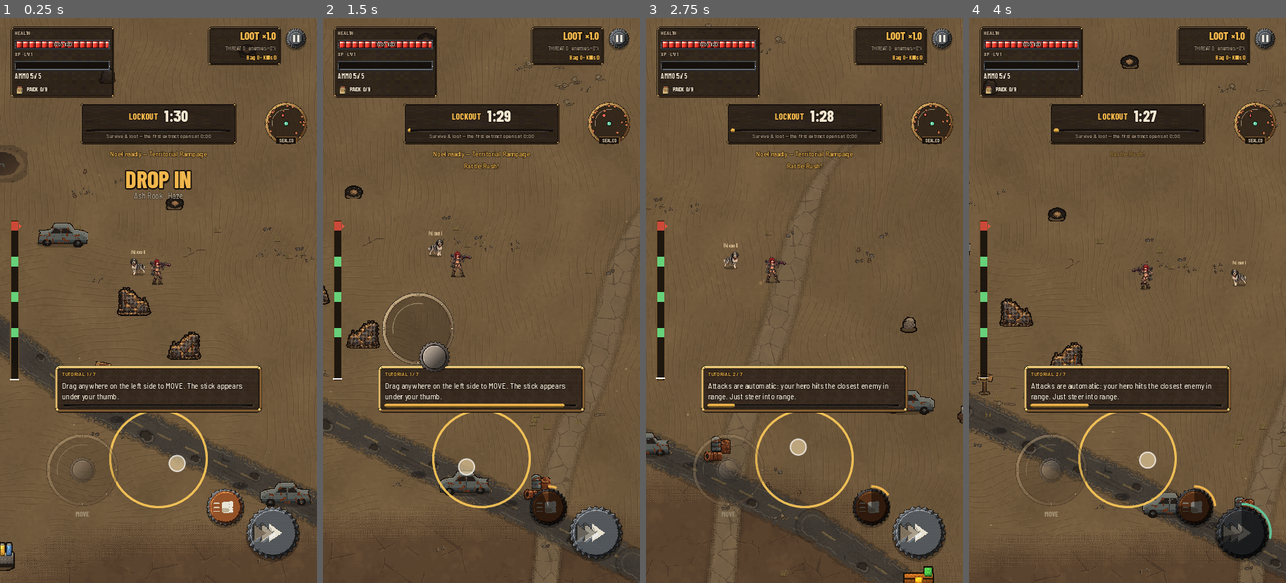
Above: before the commit, frames 1-4 (left to right).
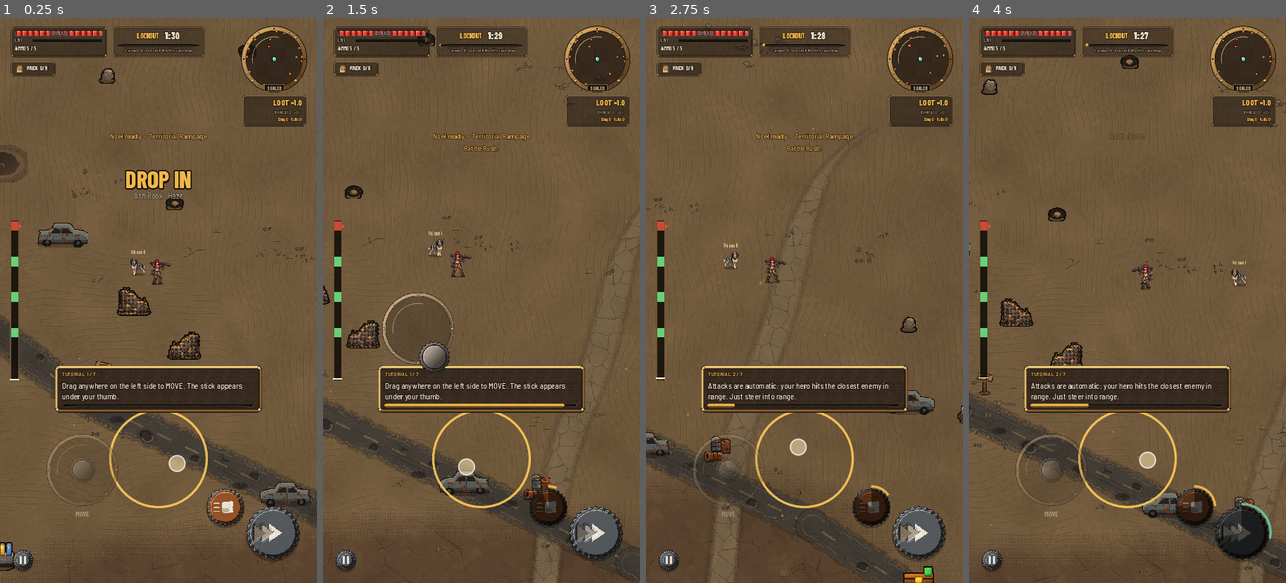
Above: after the commit, the same moments.

Repository: zwoodjr/sprite-lane
Game: Godot game, scene res://scenes/match/match.tscn
The game is run twice, just before and just after one commit, with the same random seed, the same clock (stepped at 60 frames per second) and the same inputs. This scene is started directly instead of the project's main scene.
Inputs (mouse positions are in pixels of both pictures, inside the frame that each line leads up to):
- Up to frame 1 (0.25 s): no input
- Up to frame 2 (1.5 s): move the mouse to (551, 272) at 0.52 s; hold D (move_right) 0.53-1.25 s; tap Q (ability) at 0.6 s; click (551, 272) at 0.67 s; drag from (418, 328) to (465, 413) at 1.27 s
- Up to frame 3 (2.75 s): move the mouse to (836, 176) at 2.02 s; hold D (move_right) from 2.03 s (still down); tap E (interact) at 2.1 s; click (836, 176) at 2.17 s
- Up to frame 4 (4 s): release D (move_right) at 2.75 s; drag from (1111, 413) to (1032, 215) at 2.77 s; move the mouse to (1222, 385) at 3.52 s; hold A (move_left) from 3.53 s (still down); tap Space (dash) at 3.6 s; click (1222, 385) at 3.67 s

The runs differ from the first frame. In frame 1, 12% of the frame differs, in the area x 3-97%, y 1-99%; in frame 2, 12%; in frame 3, 12%; in frame 4, 12%.

Commit message:
Compact match HUD: slim HP/XP bars, pack chip under vitals, big minimap with loot panel below, slim phase strip, pause bottom-left, fading hints
Co-Authored-By: Claude Opus 5.5 <noreply@anthropic.com>
Claude-Session: https://claude.ai/code/session_01STLULqLnwi5WFZbuYaAjZ9

Diff:
--- a/game/scripts/match/match_hud.gd
+++ b/game/scripts/match/match_hud.gd
@@ -18,7 +18,14 @@
 const BAR_FRAME := "res://assets/sprites/ui/hud_bar_frame.png"
 const BAR_HP := "res://assets/sprites/ui/hud_bar_fill_health.png"
 const BAR_XP := "res://assets/sprites/ui/hud_bar_fill_xp.png"
-const BAR_W := 216.0 ## on-screen width (art scaled 0.6)
+const BAR_W := 200.0 ## on-screen width of the slim bars
+## Compact HUD (playtest feedback): slim bars, big minimap top-right with the loot
+## panel under it, a slim phase strip at the top centre, hints that fade.
+const HP_BAR_H := 15.0
+const XP_BAR_H := 7.0
+const MAP_SIZE := 150.0
+const PANEL_ALPHA := 0.5
+const HINT_SHOW := 4.0
 var root: Control
 var _match: Node = null
 var _player: Node = null
@@ -75,6 +82,7 @@
 var _extract_open: bool = false
 var _t: float = 0.0
 var _hint_cycle_t: float = 0.0
+var _pack_panel: PanelContainer
 var _hint_index: int = 0
 
 const ROTATING_HINTS := [
@@ -192,38 +200,47 @@
 	root.add_child(_vignette)
 
 	## Top-left: vitals
-	var vit := _panel()
+	var vit := _panel(PANEL_ALPHA)
 	vit.name = "Vitals"
 	root.add_child(vit)
 	var vb := VBoxContainer.new()
 	vb.add_theme_constant_override("separation", 4)
 	vb.mouse_filter = Control.MOUSE_FILTER_IGNORE
 	vit.add_child(vb)
-	vb.add_child(_caption("HEALTH"))
+	vb.add_theme_constant_override("separation", 2)
 	var hp_row := Control.new()
-	hp_row.custom_minimum_size = Vector2(BAR_W, BAR_W / 10.0)
+	hp_row.custom_minimum_size = Vector2(BAR_W, HP_BAR_H)
 	hp_row.mouse_filter = Control.MOUSE_FILTER_IGNORE
 	vb.add_child(hp_row)
 	_hp_bar = _tex_bar(BAR_HP)
+	_hp_bar.scale = Vector2(BAR_W / 360.0, HP_BAR_H / 36.0)
 	hp_row.add_child(_hp_bar)
-	_hp_text = _label("100 / 100", 12)
+	_hp_text = _label("100 / 100", 11)
 	_hp_text.set_anchors_and_offsets_preset(Control.PRESET_FULL_RECT)
 	_hp_text.horizontal_alignment = HORIZONTAL_ALIGNMENT_CENTER
 	_hp_text.vertical_alignment = VERTICAL_ALIGNMENT_CENTER
 	_hp_text.add_theme_constant_override("outline_size", 4)
 	_hp_text.add_theme_color_override("font_outline_color", Color(0, 0, 0, 0.9))
 	hp_row.add_child(_hp_text)
-	_run_level_label = _caption("XP · LV 1")
-	vb.add_child(_run_level_label)
+	var xp_line := HBoxContainer.new()
+	xp_line.add_theme_constant_override("separation", 5)
+	xp_line.mouse_filter = Control.MOUSE_FILTER_IGNORE
+	vb.add_child(xp_line)
+	_run_level_label = _caption("LV 1")
+	_run_level_label.add_theme_font_size_override("font_size", 11)
+	_run_level_label.custom_minimum_size = Vector2(34, 0)
+	xp_line.add_child(_run_level_label)
 	var xp_row := Control.new()
-	xp_row.custom_minimum_size = Vector2(BAR_W, BAR_W / 10.0)
+	xp_row.custom_minimum_size = Vector2(BAR_W - 39.0, XP_BAR_H)
+	xp_row.size_flags_vertical = Control.SIZE_SHRINK_CENTER
 	xp_row.mouse_filter = Control.MOUSE_FILTER_IGNORE
-	vb.add_child(xp_row)
+	xp_line.add_child(xp_row)
 	_run_xp_bar = _tex_bar(BAR_XP)
+	_run_xp_bar.scale = Vector2((BAR_W - 39.0) / 360.0, XP_BAR_H / 36.0)
 	_run_xp_bar.max_value = 1.0
 	_run_xp_bar.step = 0.0
 	xp_row.add_child(_run_xp_bar)
-	_ammo_label = _label("24 / 24", 15)
+	_ammo_label = _label("24 / 24", 12)
 	_ammo_label.add_theme_font_override("font", UiTheme.font_button)
 	vb.add_child(_ammo_label)
 	_reload_bar = ProgressBar.new()
@@ -233,16 +250,24 @@
 	_reload_bar.mouse_filter = Control.MOUSE_FILTER_IGNORE
 	_reload_bar.custom_minimum_size = Vector2(BAR_W, 8)
 	UiTheme.skin_bar(_reload_bar, UiTheme.AMBER)
+	## Reload progress is folded into the ammo line (no separate bar).
 	_reload_bar.visible = false
-	vb.add_child(_reload_bar)
 	_buff_row = HBoxContainer.new()
 	_buff_row.add_theme_constant_override("separation", 6)
 	_buff_row.mouse_filter = Control.MOUSE_FILTER_IGNORE
 	vb.add_child(_buff_row)
-	_build_depth(vb)
+	## Pack / pouch / plague: a compact chip right under the vitals block.
+	_pack_panel = _panel(PANEL_ALPHA)
+	_pack_panel.name = "PackChip"
+	root.add_child(_pack_panel)
+	var pv := VBoxContainer.new()
+	pv.add_theme_constant_override("separation", 2)
+	pv.mouse_filter = Control.MOUSE_FILTER_IGNORE
+	_pack_panel.add_child(pv)
+	_build_depth(pv)
 
 	## Top-center: phase card
-	_phase_card = _panel(0.82)
+	_phase_card = _panel(0.35)
 	root.add_child(_phase_card)
 	var pc := VBoxContainer.new()
 	pc.add_theme_constant_override("separation", 0)
@@ -253,41 +278,41 @@
 	row.add_theme_constant_override("separation", 14)
 	row.mouse_filter = Control.MOUSE_FILTER_IGNORE
 	pc.add_child(row)
-	_phase_label = _label("LOCKOUT", 20, UiTheme.AMBER)
+	_phase_label = _label("LOCKOUT", 15, UiTheme.AMBER)
 	_phase_label.add_theme_font_override("font", UiTheme.font_display)
 	row.add_child(_phase_label)
-	_timer_label = _label("1:30", 36)
+	_timer_label = _label("1:30", 22)
 	_timer_label.add_theme_font_override("font", UiTheme.font_display)
-	_timer_label.add_theme_constant_override("outline_size", 6)
+	_timer_label.add_theme_constant_override("outline_size", 4)
 	row.add_child(_timer_label)
 	_phase_bar = ProgressBar.new()
-	_phase_bar.custom_minimum_size = Vector2(300, 8)
+	_phase_bar.custom_minimum_size = Vector2(120, 4)
 	UiTheme.skin_bar(_phase_bar, UiTheme.AMBER)
 	_phase_bar.show_percentage = false
 	_phase_bar.max_value = 1.0
 	_phase_bar.mouse_filter = Control.MOUSE_FILTER_IGNORE
 	pc.add_child(_phase_bar)
-	_phase_hint = _label("", 13, UiTheme.TEXT_DIM)
+	_phase_hint = _label("", 11, UiTheme.TEXT_DIM)
 	_phase_hint.horizontal_alignment = HORIZONTAL_ALIGNMENT_CENTER
 	_phase_hint.autowrap_mode = TextServer.AUTOWRAP_WORD_SMART
 	pc.add_child(_phase_hint)
 
 	## Top-right: threat + counters
-	_threat_panel = _panel()
+	_threat_panel = _panel(PANEL_ALPHA)
 	root.add_child(_threat_panel)
 	var tv := VBoxContainer.new()
 	tv.add_theme_constant_override("separation", 0)
 	tv.mouse_filter = Control.MOUSE_FILTER_IGNORE
 	_threat_panel.add_child(tv)
-	_threat_label = _label("LOOT ×1.0", 24, UiTheme.AMBER)
+	_threat_label = _label("LOOT ×1.0", 19, UiTheme.AMBER)
 	_threat_label.add_theme_font_override("font", UiTheme.font_display)
-	_threat_label.add_theme_constant_override("outline_size", 6)
+	_threat_label.add_theme_constant_override("outline_size", 4)
 	_threat_label.horizontal_alignment = HORIZONTAL_ALIGNMENT_RIGHT
 	tv.add_child(_threat_label)
-	_threat_sub = _label("THREAT 0", 12, UiTheme.TEXT_DIM)
+	_threat_sub = _label("THREAT 0", 10, UiTheme.TEXT_DIM)
 	_threat_sub.horizontal_alignment = HORIZONTAL_ALIGNMENT_RIGHT
 	tv.add_child(_threat_sub)
-	_counter_label = _label("", 14, UiTheme.AMBER)
+	_counter_label = _label("", 11, UiTheme.AMBER)
 	_counter_label.add_theme_font_override("font", UiTheme.font_button)
 	_counter_label.horizontal_alignment = HORIZONTAL_ALIGNMENT_RIGHT
 	tv.add_child(_counter_label)
@@ -315,7 +340,7 @@
 	_extract_prompt.add_theme_constant_override("outline_size", 6)
 	_extract_prompt.horizontal_alignment = HORIZONTAL_ALIGNMENT_CENTER
 	root.add_child(_extract_prompt)
-	_hint_label = _label("", 13, Color(0.85, 0.78, 0.65, 0.8))
+	_hint_label = _label("", 11, Color(0.85, 0.78, 0.65, 0.75))
 	_hint_label.horizontal_alignment = HORIZONTAL_ALIGNMENT_CENTER
 	root.add_child(_hint_label)
 	## Red screen-edge flash when the hero takes a hit.
@@ -338,31 +363,35 @@
 	_vignette.size = vp
 	_hit_flash.position = Vector2.ZERO
 	_hit_flash.size = vp
-	## Row 1: vitals (left) · threat (right, beside the pause cap in the corner).
+	## Top-left: slim vitals, the pack chip right under it.
 	var vit := root.get_node("Vitals") as Control
 	vit.position = m.position
 	vit.reset_size()
+	if _pack_panel:
+		_pack_panel.position = Vector2(m.position.x, m.position.y + vit.size.y + 4.0)
+		_pack_panel.reset_size()
+	## Top-right: a big minimap, the loot / threat panel under it.
 	var right := m.position.x + m.size.x
-	var threat_w := minf(170.0, vp.x * 0.26)
-	_threat_panel.custom_minimum_size = Vector2(threat_w, 0)
-	_threat_panel.reset_size()
-	_threat_panel.position = Vector2(right - _threat_panel.size.x - 58.0, m.position.y)
-	## Row 2: phase card centred below the taller of the two, so nothing overlaps.
-	var row2_y := m.position.y + maxf(vit.size.y, _threat_panel.size.y) + 8.0
-	var map_s := 96.0
-	var phase_w := minf(vp.x - 2.0 * (map_s + m.position.x + 12.0), 360.0)
-	_phase_card.custom_minimum_size = Vector2(phase_w, 0)
-	_phase_hint.custom_minimum_size = Vector2(phase_w - 28.0, 0)
-	_phase_card.reset_size()
-	_phase_card.position = Vector2(vp.x * 0.5 - _phase_card.size.x * 0.5, row2_y)
+	var map_s := minf(MAP_SIZE, vp.x * 0.24)
 	if _minimap:
 		_minimap.custom_minimum_size = Vector2(map_s, map_s)
 		_minimap.size = Vector2(map_s, map_s)
-		_minimap.position = Vector2(right - map_s, row2_y)
+		_minimap.position = Vector2(right - map_s, m.position.y)
+	_threat_panel.custom_minimum_size = Vector2(map_s, 0)
+	_threat_panel.reset_size()
+	_threat_panel.position = Vector2(right - _threat_panel.size.x, m.position.y + map_s + 4.0)
+	## Top-centre: a slim phase strip between the two corners.
+	var left_w := vit.size.x + 8.0
+	var phase_w := clampf(vp.x - 2.0 * maxf(left_w, map_s + 8.0) - 2.0 * m.position.x, 180.0, 340.0)
+	_phase_card.custom_minimum_size = Vector2(phase_w, 0)
+	_phase_hint.custom_minimum_size = Vector2(phase_w - 20.0, 0)
+	_phase_bar.custom_minimum_size = Vector2(phase_w - 24.0, 4)
+	_phase_card.reset_size()
+	_phase_card.position = Vector2(vp.x * 0.5 - _phase_card.size.x * 0.5, m.position.y)
 	if _extract_bar:
 		_extract_bar.position = Vector2(m.position.x, vp.y * 0.36)
 		_extract_bar.size = Vector2(22, vp.y * 0.28)
-	var below := row2_y + maxf(_phase_card.size.y, map_s) + 10.0
+	var below := maxf(_threat_panel.position.y + _threat_panel.size.y, m.position.y + vit.size.y + 60.0) + 10.0
 	_banner.position = Vector2(0, vp.y * 0.26)
 	_banner.size = Vector2(vp.x, 60)
 	_banner_sub.position = Vector2(0, vp.y * 0.26 + 58)
@@ -502,6 +531,10 @@
 
 func _process(delta: float) -> void:
 	_t += delta
+	## Keep the pack chip glued under the vitals (buff chips can grow them).
+	if _pack_panel and root:
+		var vit := root.get_node("Vitals") as Control
+		_pack_panel.position.y = vit.position.y + vit.size.y + 4.0
 	if Input.is_action_just_pressed("pause_menu"):
 		_open_pause()
 	## Vignette pulses harder the lower you are.
@@ -509,17 +542,17 @@
 	_vignette.modulate.a = low * (0.55 + 0.25 * sin(_t * (4.0 + low * 4.0)))
 	if _player and is_instance_valid(_player) and _player.has_method("is_reloading"):
 		var rel: bool = _player.call("is_reloading")
-		_reload_bar.visible = rel
 		if rel:
-			_reload_bar.value = float(_player.call("get_reload_ratio"))
-			_ammo_label.text = "RELOADING…"
+			_ammo_label.text = "RELOADING %d%%" % int(float(_player.call("get_reload_ratio")) * 100.0)
 	## Rotating tips (when the tutorial isn't talking)
 	if GameState.settings.get("show_hints", true) and (tutorial == null or not is_instance_valid(tutorial)):
 		_hint_cycle_t += delta
-		if _hint_cycle_t > 9.0 or _hint_label.text == "":
+		if _hint_cycle_t > 14.0 or _hint_label.text == "":
 			_hint_cycle_t = 0.0
 			_hint_label.text = ROTATING_HINTS[_hint_index % ROTATING_HINTS.size()]
 			_hint_index += 1
+		## Each hint shows briefly, then fades away until the next one.
+		_hint_label.modulate.a = clampf((HINT_SHOW - _hint_cycle_t) / 0.8, 0.0, 1.0)
 	else:
 		_hint_label.text = ""
 	## Buff timers tick visibly
@@ -554,11 +587,11 @@
 			_phase_bar.set_meta("fill_col", oc)
 			UiTheme.skin_bar(_phase_bar, oc)
 		if is_last:
-			_phase_hint.text = "LAST CHANCE — reach a red pad or the Dust storm takes you"
+			_phase_hint.text = "Reach a red pad before the storm"
 		elif urgent:
-			_phase_hint.text = "Closing! Leave now at ×%.1f, or stay for more loot" % loot
+			_phase_hint.text = "Closing! Leave at ×%.1f or stay" % loot
 		else:
-			_phase_hint.text = "Extract OPEN — hold a pad for 3s to leave at ×%.1f" % loot
+			_phase_hint.text = "Hold a pad 3s to leave at ×%.1f" % loot
 	else:
 		_phase_label.add_theme_color_override("font_color", UiTheme.AMBER)
 		if _phase_bar.get_meta("fill_col", Color.BLACK) != UiTheme.AMBER:
@@ -566,9 +599,9 @@
 			UiTheme.skin_bar(_phase_bar, UiTheme.AMBER)
 		var pid := str(phase.get("id", ""))
 		if pid == "lockout":
-			_phase_hint.text = "Survive & loot — the first extract opens at 0:00"
+			_phase_hint.text = "Survive & loot until the first window"
 		else:
-			_phase_hint.text = "Sealed — loot climbs while you stay. Next window at 0:00"
+			_phase_hint.text = "Sealed — loot climbs while you stay"
 	_timer_label.add_theme_color_override("font_color", UiTheme.DANGER if urgent and (is_open or is_last) else UiTheme.TEXT)
 	if urgent:
 		var p := 1.0 + 0.06 * absf(sin(_t * 6.0))
@@ -580,13 +613,13 @@
 	_threat_label.text = "LOOT ×%.1f" % loot
 	var tl_col: Color = [UiTheme.AMBER, UiTheme.AMBER, UiTheme.RUST, UiTheme.DANGER][clampi(tl, 0, 3)]
 	_threat_label.add_theme_color_override("font_color", tl_col)
-	_threat_sub.text = "THREAT %d · enemies +%d%%" % [tl, int((float(ModeDefs.tl_table(tl)["hp"]) - 1.0) * 100.0)]
+	_threat_sub.text = "THREAT %d · +%d%%" % [tl, int((float(ModeDefs.tl_table(tl)["hp"]) - 1.0) * 100.0)]
 	if tl != _last_tl:
 		_last_tl = tl
 		_pulse(_threat_panel)
 	_counter_label.text = "Bag %d · Kills %d" % [GameState.bag_value(), GameState.kills]
 	var rp: Dictionary = GameState.run_bar_state()
-	_run_level_label.text = "XP · LV %d%s" % [
+	_run_level_label.text = "LV %d%s" % [
 		int(rp["level"]),
 		"  MAX" if bool(rp.get("capped", false)) else "",
 	]
--- a/game/scripts/ui/touch_controls.gd
+++ b/game/scripts/ui/touch_controls.gd
@@ -100,7 +100,9 @@
 	## corner, ABILITY up-and-left of it.
 	_place(btn_dash, Vector2(w - 78, h - 92))
 	_place(btn_ability, Vector2(w - 186, h - 150))
-	_place(btn_pause, Vector2(w - 26, 28), false)
+	## Pause sits low in the bottom-left corner, in easy left-thumb reach; the
+	## floating stick still starts anywhere else in the left area.
+	_place(btn_pause, Vector2(30, h - 30))
 
 func _place(b: Control, center: Vector2, mirror: bool = true) -> void:
 	var c := center
